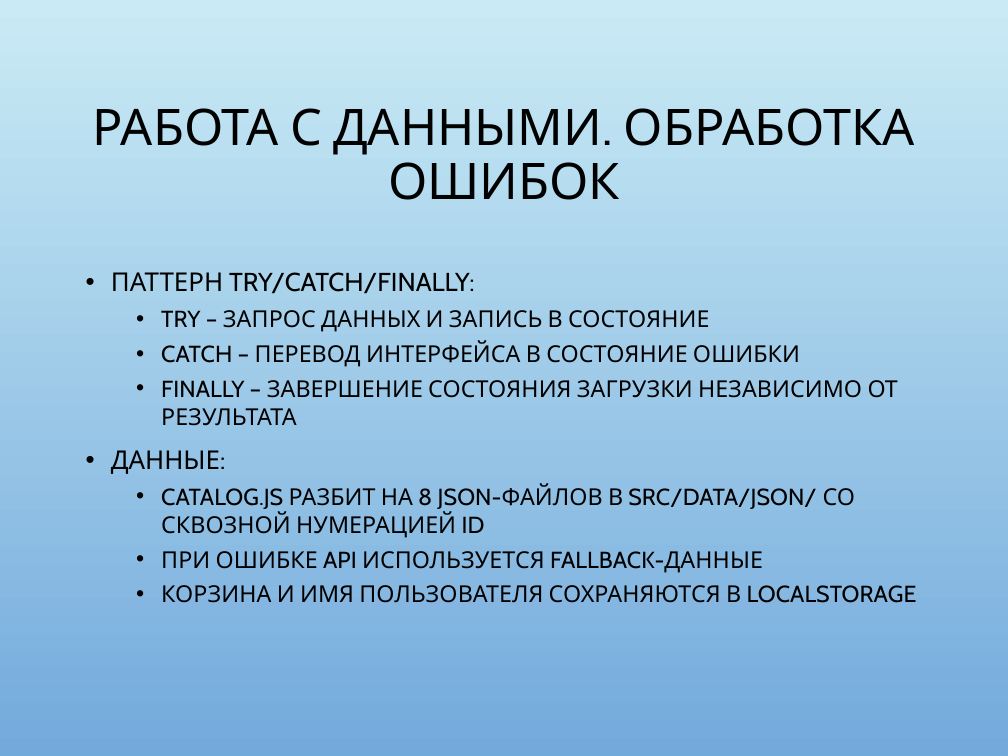
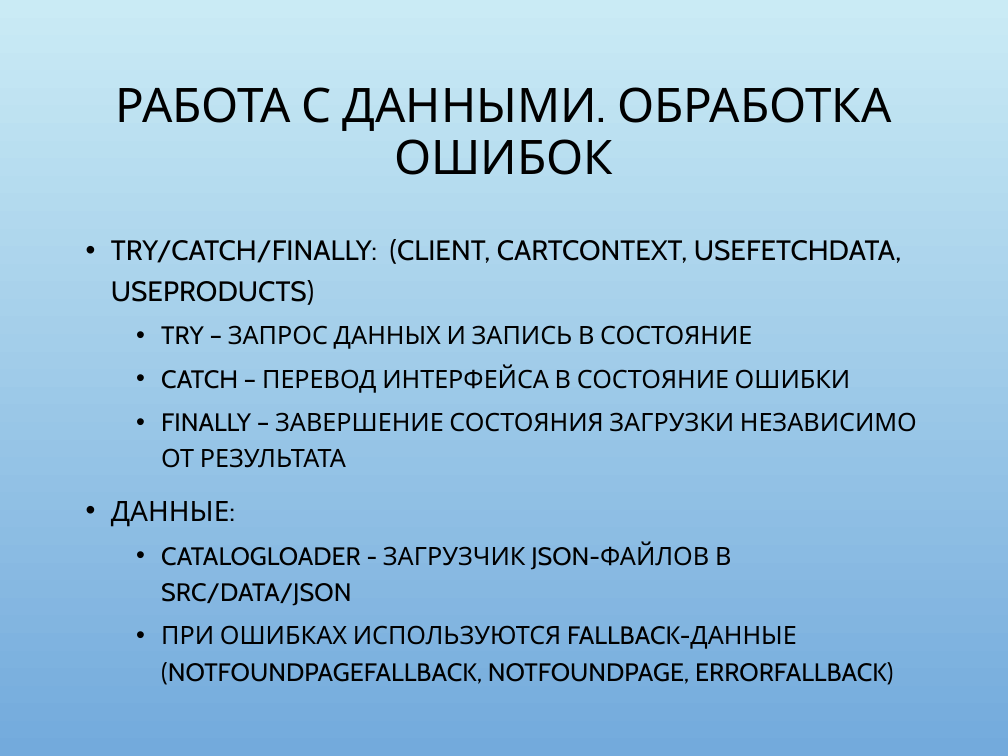
Before and after one commit to SvetlanaRozanova0108/plus-smart-home-frontend, a slide deck: slide 8 of Презентация_проекта_Plus_Smart_Home.pptx. Drawn at 1008x756 pixels with LibreOffice and Linux fonts; fonts in the diff are those of the drawing; background and template pictures are left out. Boxes give left, top, right and bottom in pixels: in the first picture for what was removed or moved away, otherwise in the second. Text is boxed around its words. In the diff, an @@ line names an element or a change of style, - is before the commit and + after.

```diff
--- a/Презентация_проекта_Plus_Smart_Home.pptx
+++ b/Презентация_проекта_Plus_Smart_Home.pptx
@@ title "РАБОТА С ДАННЫМИ. ОБРАБОТКА ОШИБОК": place and size @@
-title "РАБОТА С ДАННЫМИ. ОБРАБОТКА ОШИБОК" at (93,108,915,200)
+title "РАБОТА С ДАННЫМИ. ОБРАБОТКА ОШИБОК" at (116,87,891,175)
@@ title "РАБОТА С ДАННЫМИ. ОБРАБОТКА ОШИБОК" at (116,87,891,175): size 36 to 34 pt @@
@@ text "TRY/CATCH/FINALLY: (CLIENT, CARTCONTEXT, USEFETCHDATA, USEPR ...": place and size @@
-text "TRY/CATCH/FINALLY: (CLIENT, CARTCONTEXT, USEFETCHDATA, USEPR ..." at (111,272,917,603)
+text "TRY/CATCH/FINALLY: (CLIENT, CARTCONTEXT, USEFETCHDATA, USEPR ..." at (111,239,917,685)
@@ text at (111,239,902,305): text changed; size 18.5 to 20 pt @@
-• ПАТТЕРН TRY/CATCH/FINALLY:
+• TRY/CATCH/FINALLY: (CLIENT, CARTCONTEXT, USEFETCHDATA, USEPRODUCTS)
@@ text at (111,325,917,527): size 16.6 to 18 pt in "TRY – ЗАПРОС ДАННЫХ И ЗАПИСЬ В ...", "CATCH – ПЕРЕВОД ИНТЕРФЕЙСА В СОСТОЯНИЕ ОШИБКИ", "FINALLY – ЗАВЕРШЕНИЕ СОСТОЯНИЯ ЗАГРУЗКИ НЕЗАВИСИМО ОТ ..."; size 18.5 to 20 pt in "ДАННЫЕ:"; line spacing 1 to 1.2 @@
@@ text at (161,544,893,685): text changed; size 16.6 to 18 pt @@
-  • CATALOG.JS РАЗБИТ НА 8 JSON-ФАЙЛОВ В SRC/DATA/JSON/ СО СКВОЗНОЙ НУМЕРАЦИЕЙ ID
-  • ПРИ ОШИБКЕ API ИСПОЛЬЗУЕТСЯ FALLBACK-ДАННЫЕ
-  • КОРЗИНА И ИМЯ ПОЛЬЗОВАТЕЛЯ СОХРАНЯЮТСЯ В LOCALSTORAGE
+  • CATALOGLOADER - ЗАГРУЗЧИК JSON-ФАЙЛОВ В SRC/DATA/JSON
+  • ПРИ ОШИБКАХ ИСПОЛЬЗУЮТСЯ FALLBACK-ДАННЫЕ (NOTFOUNDPAGEFALLBACK, NOTFOUNDPAGE, ERRORFALLBACK)
```
Also in this commit, not shown: 6 other slides changed, 1 slide added, 1 slide removed, 3 other files.
